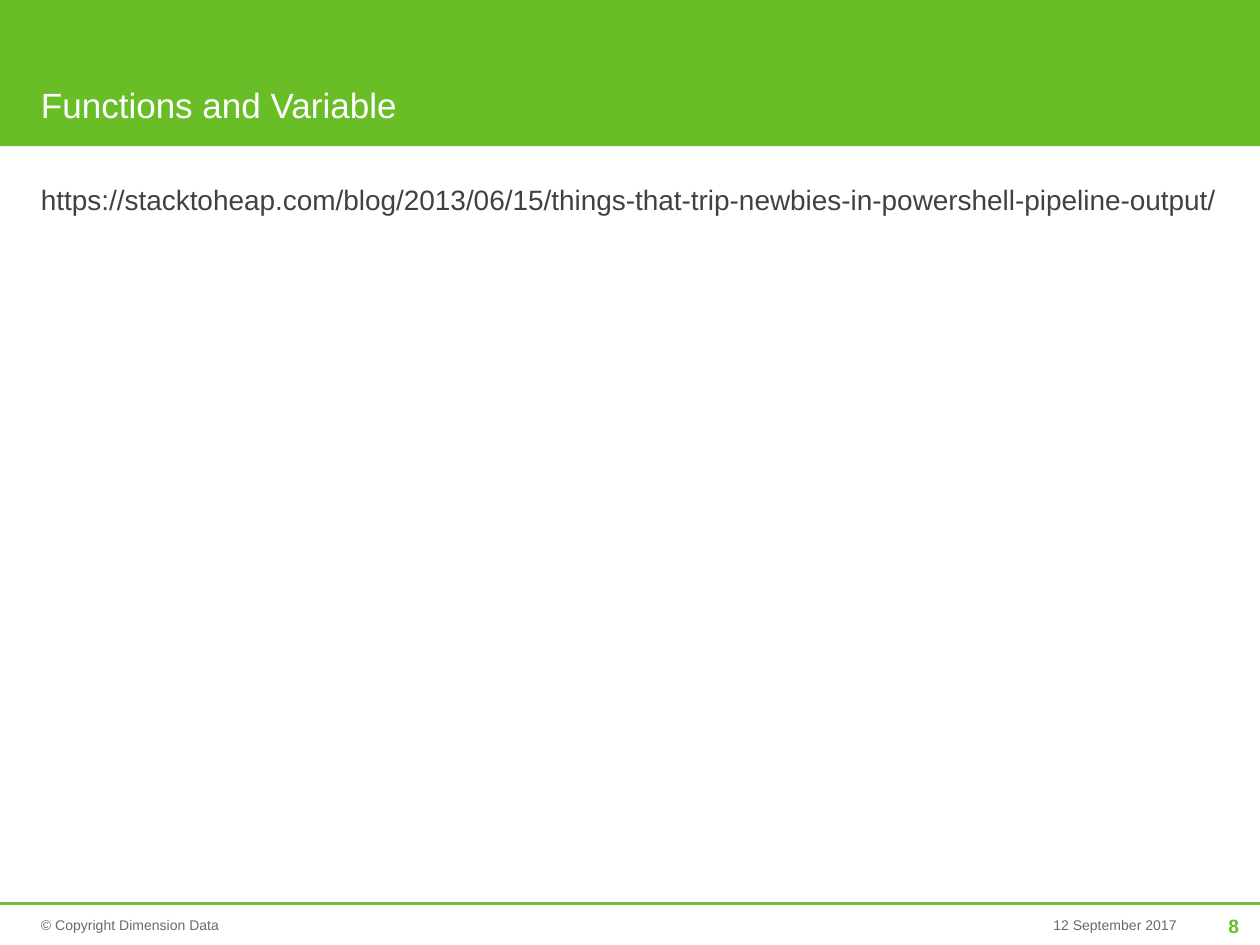
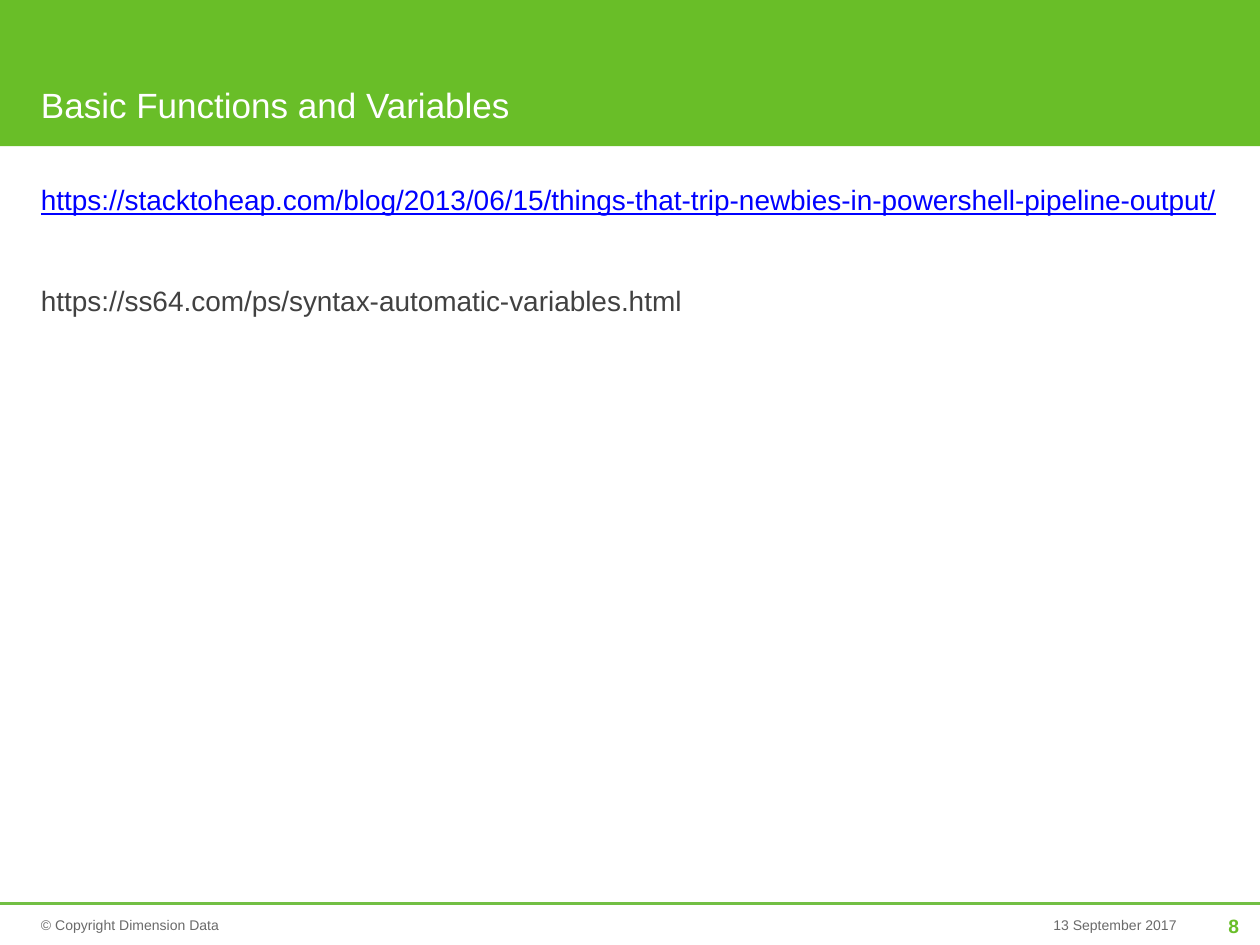
Before and after one commit to mjrio/mjr-tooling-poweshell, a slide deck: slide 8 of BasicPowerShell.pptx. Drawn at 1260x945 pixels with LibreOffice and Linux fonts; fonts in the diff are those of the drawing; background and template pictures are left out. Boxes give left, top, right and bottom in pixels: in the first picture for what was removed or moved away, otherwise in the second. Text is boxed around its words. In the diff, an @@ line names an element or a change of style, - is before the commit and + after.

Commit message:
Added more detail for pipelines and history

```diff
--- a/BasicPowerShell.pptx
+++ b/BasicPowerShell.pptx
@@ title at [41, 92, 509, 119]: text changed @@
-Functions and Variable
+Basic Functions and Variables
@@ text at [41, 189, 1215, 215]: text colour #414141 to #0000FF, underline on in "https://stacktoheap.com/blog/2013/06/15/things-that-trip-new ..." @@
@@ text at [41, 290, 682, 316]: paragraph added @@
+https://ss64.com/ps/syntax-automatic-variables.html
@@ text at [1053, 920, 1176, 933]: text changed @@
-12 September 2017
+13 September 2017
```
Also in this commit, not shown: 35 other slides changed, 2 slides added, 1 slide removed.
